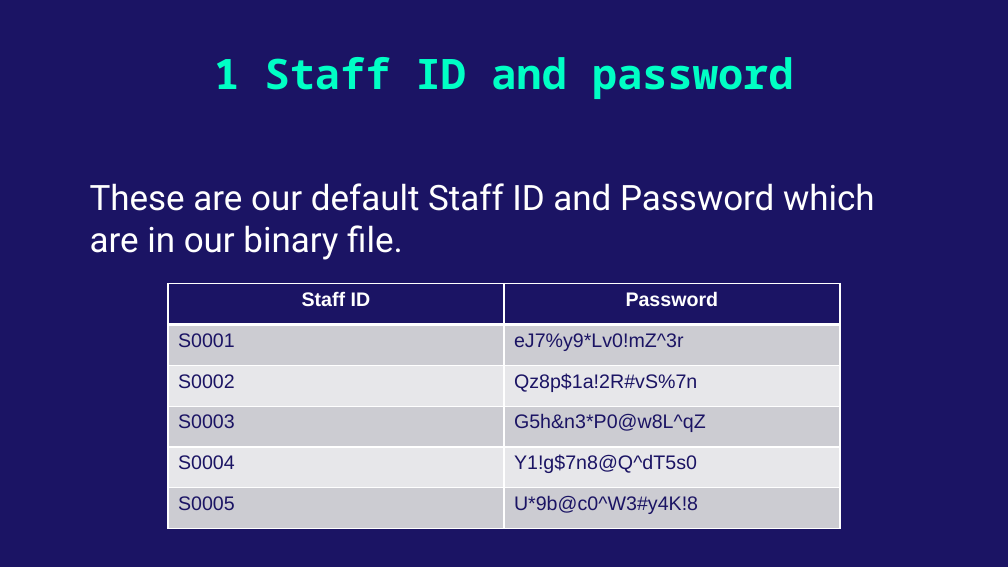
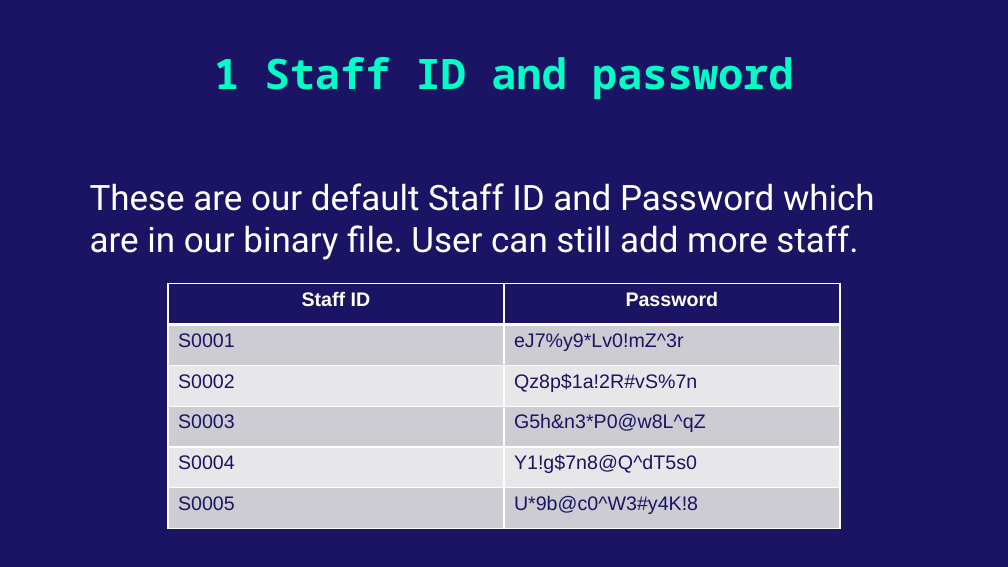
Before and after one commit to YeohWeiJeng/data_leaking_hackathon_tarumt, a slide deck: slide 12 of TAR UMT International Hackathon 2024 - perror(_520_);.pptx. Drawn at 1008x567 pixels with LibreOffice and Linux fonts; fonts in the diff are those of the drawing. Boxes give left, top, right and bottom in pixels: in the first picture for what was removed or moved away, otherwise in the second. Text is boxed around its words. In the diff, an @@ line names an element or a change of style, - is before the commit and + after.

Commit message:
Improvement
Added the Add Staff function

```diff
--- a/TAR UMT International Hackathon 2024 - perror(_520_);.pptx
+++ b/TAR UMT International Hackathon 2024 - perror(_520_);.pptx
@@ subtitle at (90,183,875,260): text changed @@
-These are our default Staff ID and Password which are in our binary file.
+These are our default Staff ID and Password which are in our binary file. User can still add more staff.
```
Also in this commit, not shown: 1 slide added, 11 other files.
